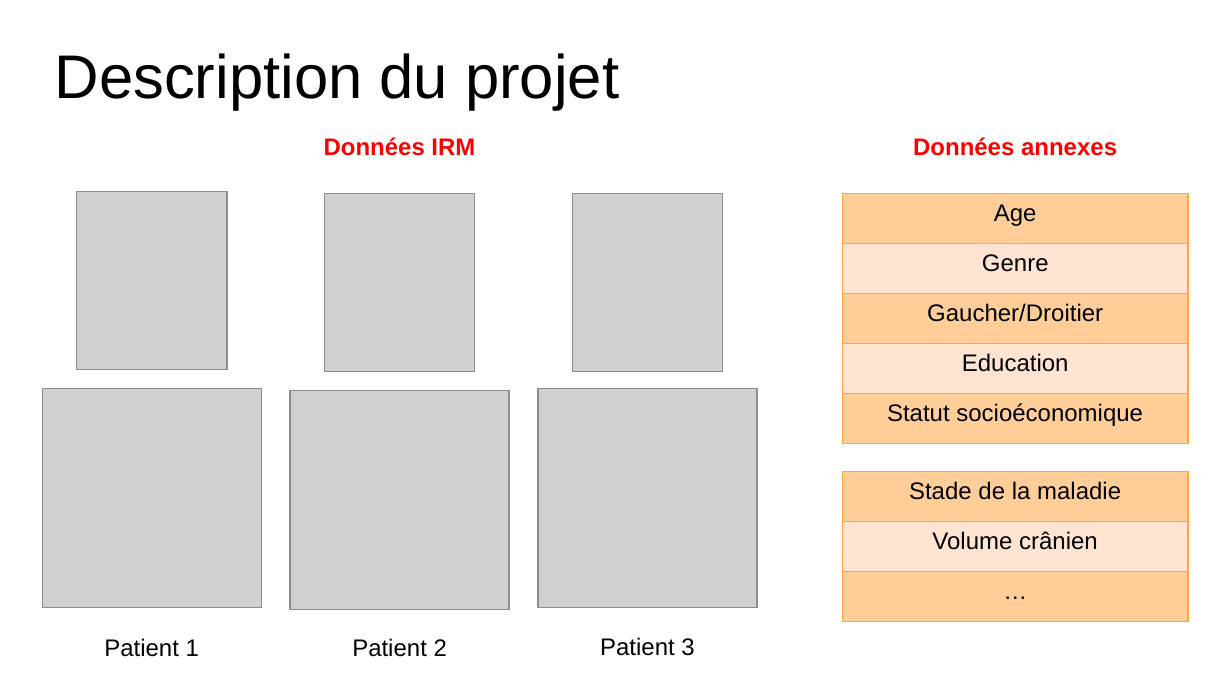
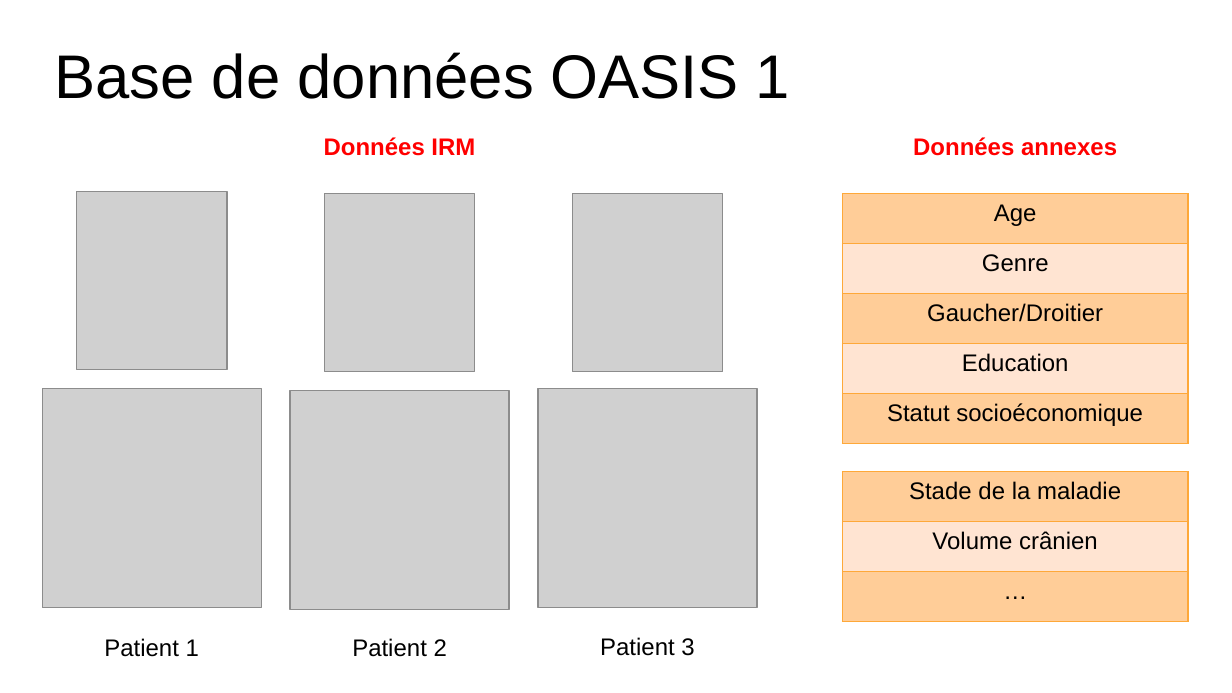
Before and after one commit to thovll/SYS819, a slide deck: slide 4 of Gabarit_Proposition_du_Projet.pptx. Drawn at 1232x693 pixels with LibreOffice and Linux fonts; fonts in the diff are those of the drawing; grey boxes stand for pictures. Boxes give left, top, right and bottom in pixels: in the first picture for what was removed or moved away, otherwise in the second. Text is boxed around its words. In the diff, an @@ line names an element or a change of style, - is before the commit and + after.

```diff
--- a/Gabarit_Proposition_du_Projet.pptx
+++ b/Gabarit_Proposition_du_Projet.pptx
@@ title at <box>55,52,790,99</box>: text changed @@
-Description du projet
+Base de données OASIS 1
```
Also in this commit, not shown: 2 other slides changed, 1 slide added, 1 slide removed, 8 other files.
